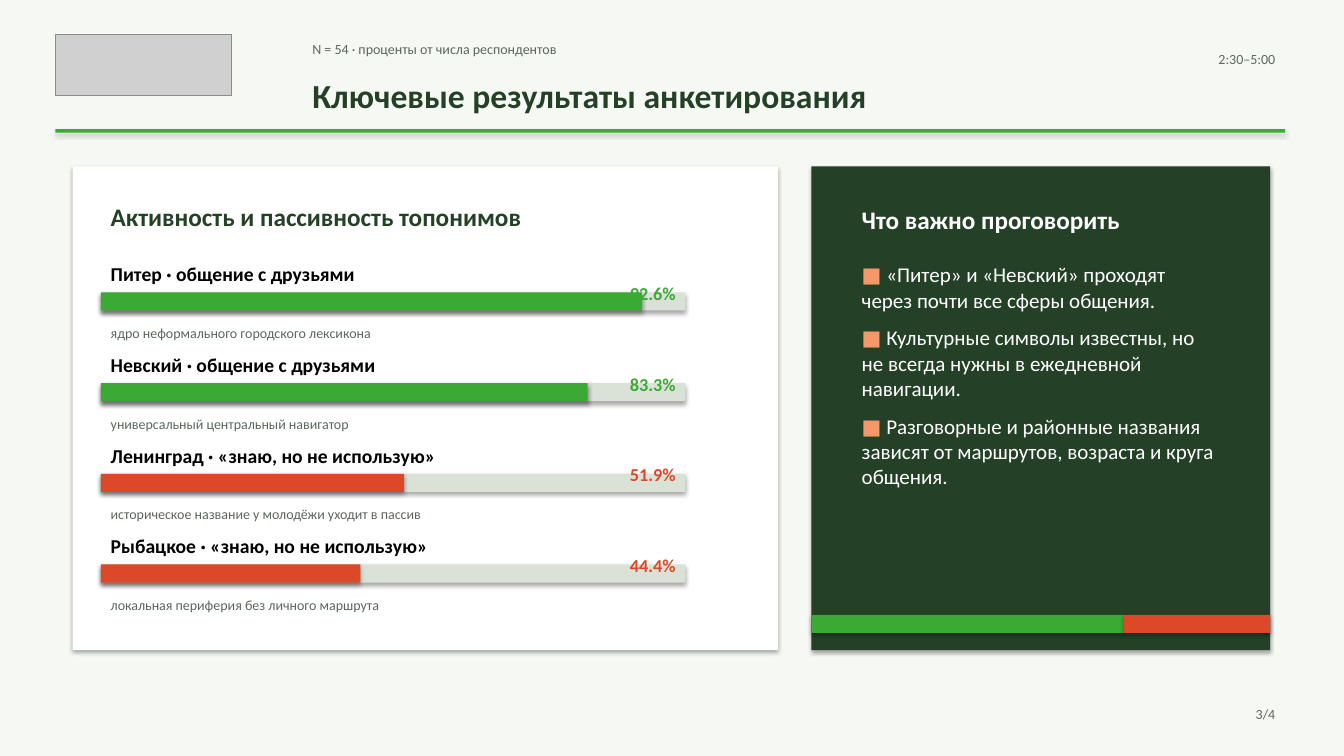
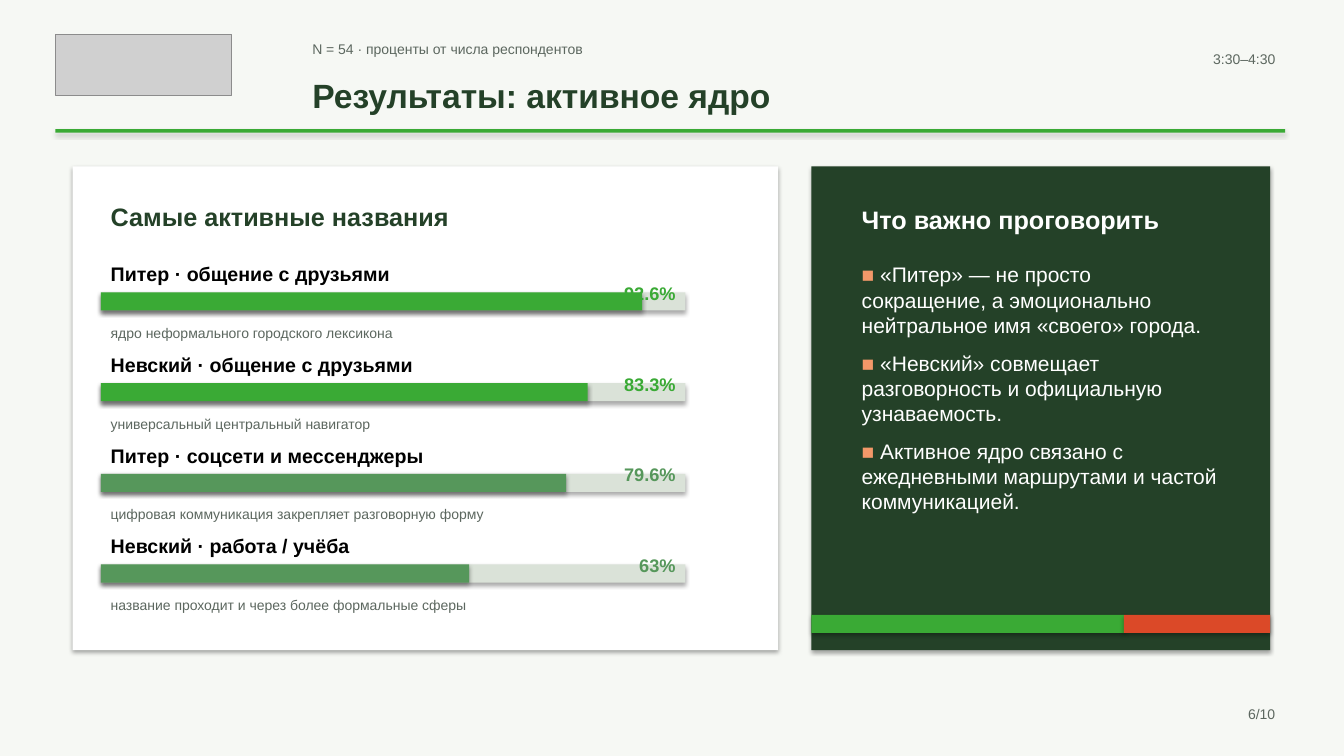
Before and after one commit to mdull2008/project, a slide deck: slide 6 of my_project.pptx (slide 3 before the commit). Drawn at 1344x756 pixels with LibreOffice and Linux fonts; fonts in the diff are those of the drawing; grey boxes stand for pictures. Boxes give left, top, right and bottom in pixels: in the first picture for what was removed or moved away, otherwise in the second. Text is boxed around its words. In the diff, an @@ line names an element or a change of style, - is before the commit and + after.

```diff
--- a/my_project.pptx
+++ b/my_project.pptx
@@ text at [1213, 54, 1275, 64]: text changed; font Calibri to Arial @@
-2:30–5:00
+3:30–4:30
@@ text at [312, 85, 770, 115]: text changed; font Calibri to Arial @@
-Ключевые результаты анкетирования
+Результаты: активное ядро
@@ text at [111, 208, 449, 227]: text changed; font Calibri to Arial @@
-Активность и пассивность топонимов
+Самые активные названия
@@ font Calibri to Arial in 8 elements at [312, 44, 583, 57], [111, 266, 390, 285], [624, 286, 676, 304], [111, 328, 392, 341], [111, 357, 413, 376], [624, 378, 676, 391], [111, 418, 371, 432], [862, 211, 1159, 235] @@
@@ text at [862, 267, 1217, 514]: text changed; font Calibri to Arial @@
-■ «Питер» и «Невский» проходят через почти все сферы общения.
-■ Культурные символы известны, но не всегда нужны в ежедневной навигации.
-■ Разговорные и районные названия зависят от маршрутов, возраста и круга общения.
+■ «Питер» — не просто сокращение, а эмоционально нейтральное имя «своего» города.
+■ «Невский» совмещает разговорность и официальную узнаваемость.
+■ Активное ядро связано с ежедневными маршрутами и частой коммуникацией.
@@ text at [111, 449, 424, 467]: text changed; font Calibri to Arial @@
-Ленинград · «знаю, но не использую»
+Питер · соцсети и мессенджеры
@@ rectangle at [101, 474, 567, 492]: fill #DB4928 to #56975B @@
@@ rectangle: place and size @@
-rectangle at [101, 474, 404, 492]
+rectangle at [101, 474, 567, 492]
@@ text at [624, 468, 676, 481]: text changed; font Calibri to Arial; text colour #DB4928 to #56975B @@
-51.9%
+79.6%
@@ text at [111, 509, 484, 522]: text changed; font Calibri to Arial @@
-историческое название у молодёжи уходит в пассив
+цифровая коммуникация закрепляет разговорную форму
@@ text at [111, 538, 349, 557]: text changed; font Calibri to Arial @@
-Рыбацкое · «знаю, но не использую»
+Невский · работа / учёба
@@ rectangle: place and size @@
-rectangle at [101, 565, 361, 583]
+rectangle at [101, 565, 469, 583]
@@ rectangle at [101, 565, 469, 583]: fill #DB4928 to #56975B @@
@@ text at [639, 559, 675, 572]: text changed; font Calibri to Arial; text colour #DB4928 to #56975B @@
-44.4%
+63%
@@ text at [111, 600, 466, 613]: text changed; font Calibri to Arial @@
-локальная периферия без личного маршрута
+название проходит и через более формальные сферы
@@ text at [1248, 709, 1275, 719]: text changed; font Calibri to Arial @@
-3/4
+6/10
```
Also in this commit, not shown: 2 other slides changed, 7 slides added, 1 slide removed.
